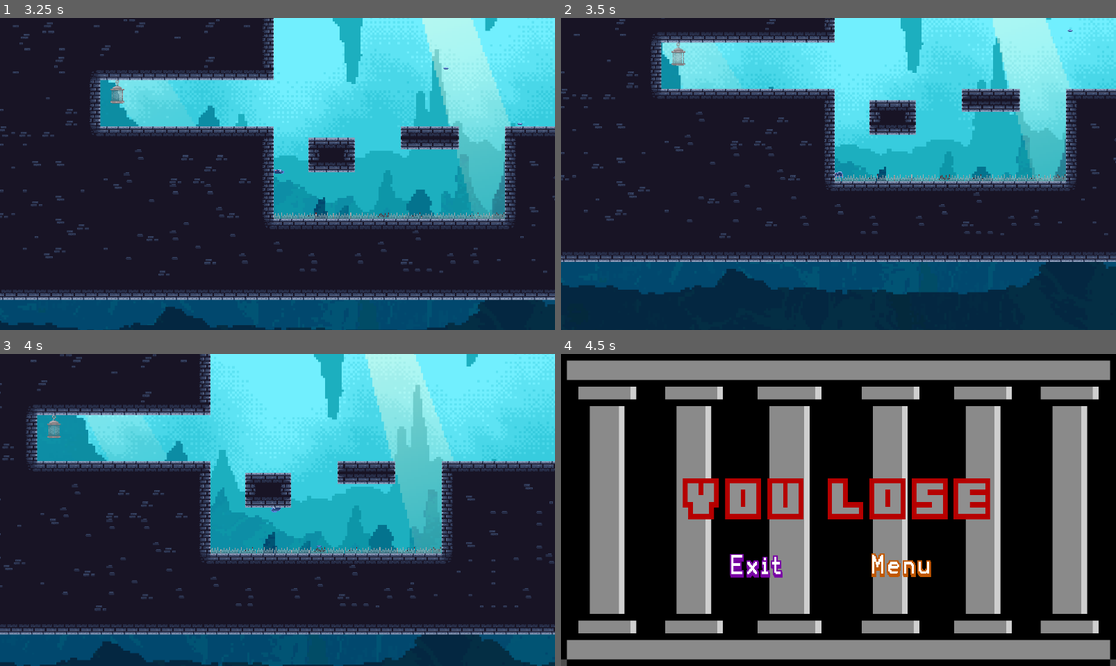
Above: before the commit, frames 1-4 (two rows, left to right).
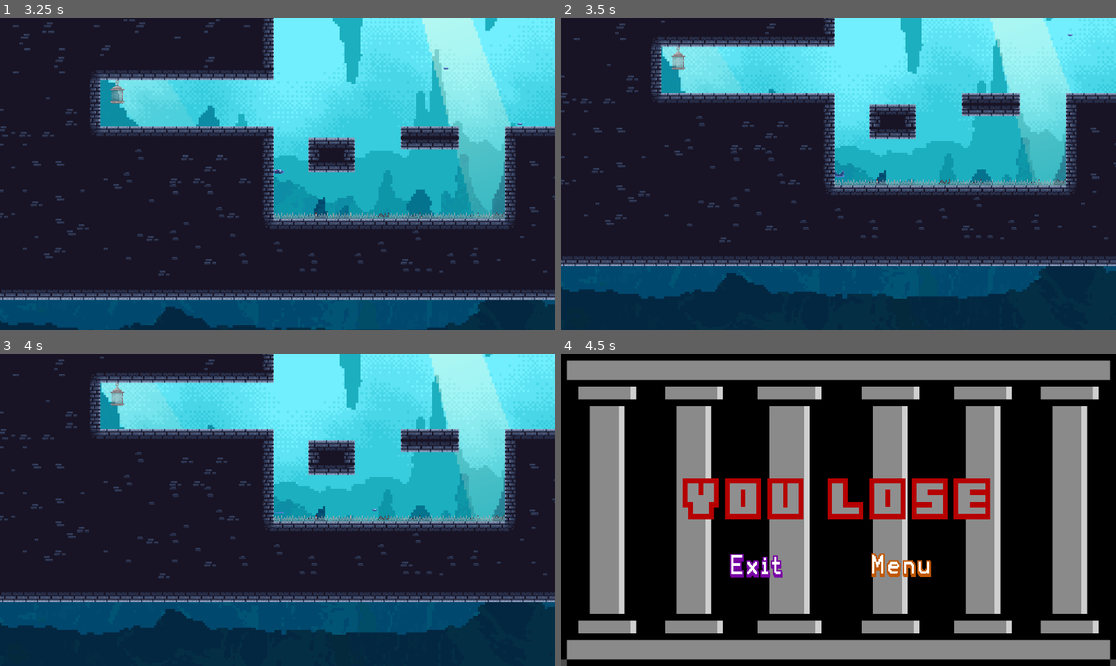
Above: after the commit, the same moments.

Repository: sirBruh/Main-Game
Game: Godot game, scene res://Scenes/menu.tscn
The game is run twice, just before and just after one commit, with the same random seed, the same clock (stepped at 60 frames per second) and the same inputs.
Inputs (mouse positions are in pixels of both pictures, inside the frame that each line leads up to):
- Up to frame 1 (3.25 s): click (277, 139) at 0.5 s; move the mouse to (399, 158) at 1.27 s; press the mouse at (399, 158) at 1.28 s; hold D (walk_right) 1.28-2.78 s; tap W (jump) at 1.52, 2.27 s; move the mouse to (166, 189) at 2.02 s; release the mouse at (166, 189) at 2.03 s; click (166, 189) at 2.1 s; move the mouse to (333, 105) at 2.77 s; press the mouse at (333, 105) at 2.78 s; hold A (walk_left) from 2.78 s (still down)
- Up to frame 2 (3.5 s): keep holding A (walk_left)
- Up to frame 3 (4 s): move the mouse to (249, 572) at 3.52 s; release A (walk_left) at 3.53 s; release the mouse at (249, 572) at 3.53 s; hold D (walk_right) from 3.53 s (still down); click (249, 572) at 3.6 s; tap W (jump) at 3.77 s
- Up to frame 4 (4.5 s): keep holding D (walk_right); move the mouse to (1005, 556) at 4.27 s; press the mouse at (1005, 556) at 4.28 s

Frame 1 is identical in both runs. In frame 2, 15% of the frame differs, in the area x 0-100%, y 0-90%; in frame 3, 56%, in the area x 0-100%, y 0-100%; in frame 4, nothing differs.

Commit message:
death anim

Diff:
--- a/Scenes/Player.gd
+++ b/Scenes/Player.gd
@@ -28,10 +28,9 @@
 
 
 func _physics_process(delta):
-
-
-
-		# Add the gravity.
+	if dead:
+		return
+	else:# Add the gravity.
 		if not is_on_floor():
 			velocity.y += gravity * delta
 		# Get the input direction and handle the movement/deceleration.
@@ -64,8 +63,9 @@
 #death
 func _on_hitbox_area_entered(area):
 	if area.is_in_group("Death"):
+		dead = true
 		sprite.play("death")
-		await get_tree().create_timer(.8).timeout
+		await get_tree().create_timer(1).timeout
 		get_tree().change_scene_to_file("res://Scenes/death_screen.tscn")
 	elif area.is_in_group("End"):
 		get_tree().change_scene_to_file("res://Scenes/win_screen.tscn")
--- a/Scenes/Player.tscn
+++ b/Scenes/Player.tscn
@@ -54,7 +54,7 @@
 }],
 "loop": false,
 "name": &"death",
-"speed": 8.0
+"speed": 6.0
 }, {
 "frames": [{
 "duration": 1.0,
@@ -122,6 +122,8 @@
 sprite_frames = SubResource("SpriteFrames_qdtyl")
 animation = &"death"
 autoplay = "idle"
+frame = 3
+frame_progress = 1.0
 
 [node name="CollisionShape2D" type="CollisionShape2D" parent="."]
 position = Vector2(1, 1)
